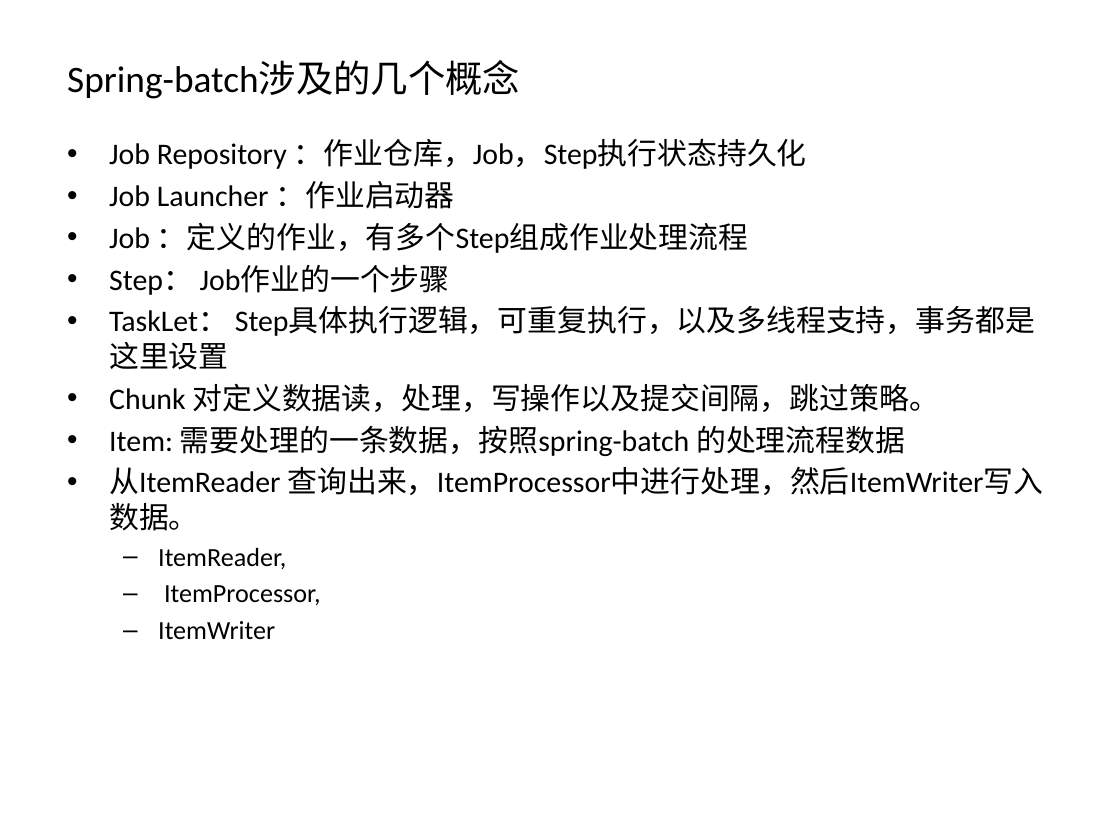
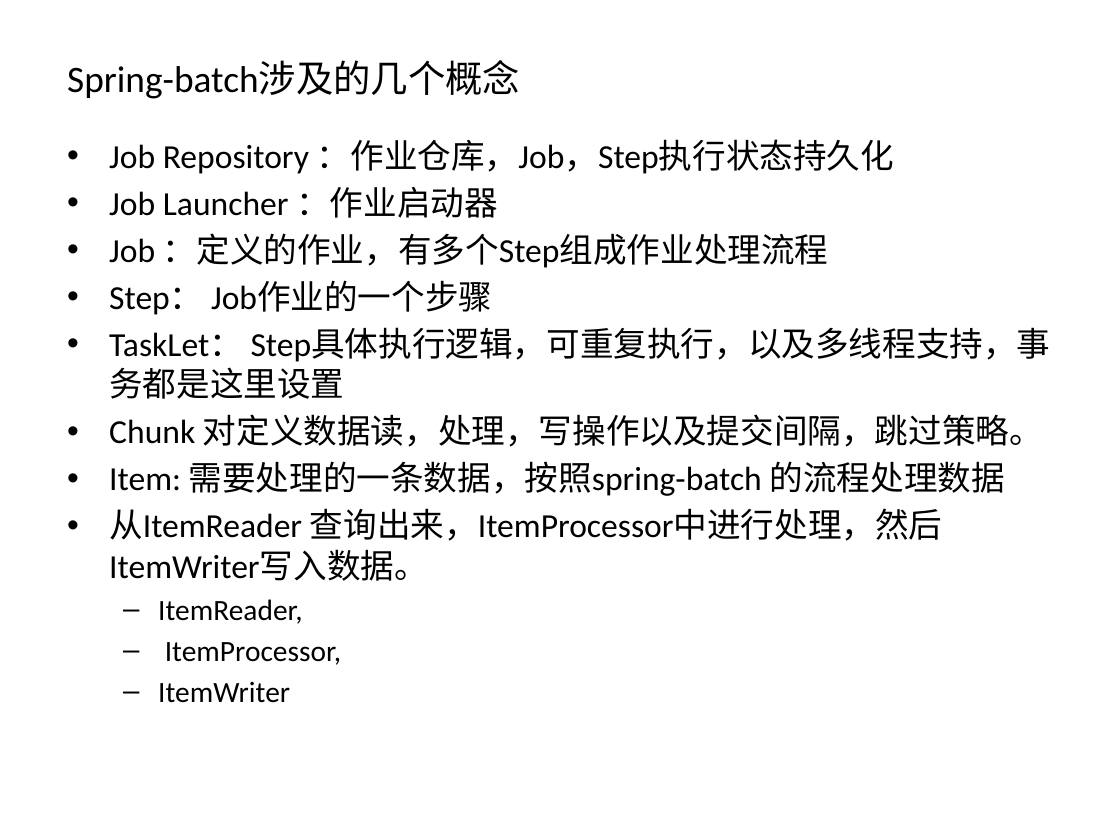
Before and after one commit to JKAK47/spring-batch-demo, a slide deck: slide 10 of src/main/resources/doc/Spring-batch.pptx. Drawn at 1120x840 pixels with LibreOffice and Linux fonts; fonts in the diff are those of the drawing. Boxes give left, top, right and bottom in pixels: in the first picture for what was removed or moved away, otherwise in the second. Text is boxed around its words. In the diff, an @@ line names an element or a change of style, - is before the commit and + after.

Commit message:
Spring batch csv

```diff
--- a/src/main/resources/doc/Spring-batch.pptx
+++ b/src/main/resources/doc/Spring-batch.pptx
@@ text at [109, 139, 1051, 665]: size 19.2 to 21.6 pt in "Job Repository ：作业仓库，Job，Step执行状态持久化", "Job Launcher ：作业启动器", "Job ：定义的作业，有多个Step组成作业处理流程", "Step： Job作业的一个步骤" and 3 more places; size 16.8 to 18.9 pt in "ItemReader,", "ItemProcessor,", "ItemWriter" @@
@@ text at [109, 461, 1005, 496]: text changed; size 19.2 to 21.6 pt @@
-• Item: 需要处理的一条数据，按照spring-batch 的处理流程数据
+• Item: 需要处理的一条数据，按照spring-batch 的流程处理数据
```
Also in this commit, not shown: 1 other slide changed, 5 other files.
